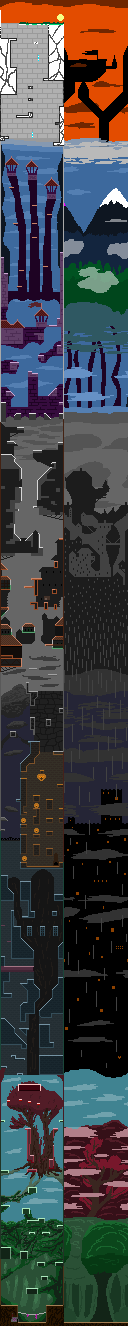
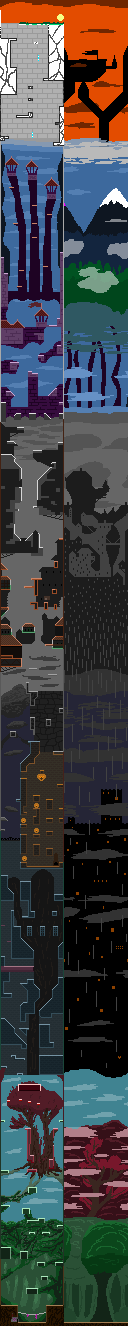
Before/after of a 128×1326 layered artwork. What changed in the layer stack:
painted on "paint" over left=1, top=554, right=15, bottom=560
painted on "colls" over left=1, top=554, right=15, bottom=556
